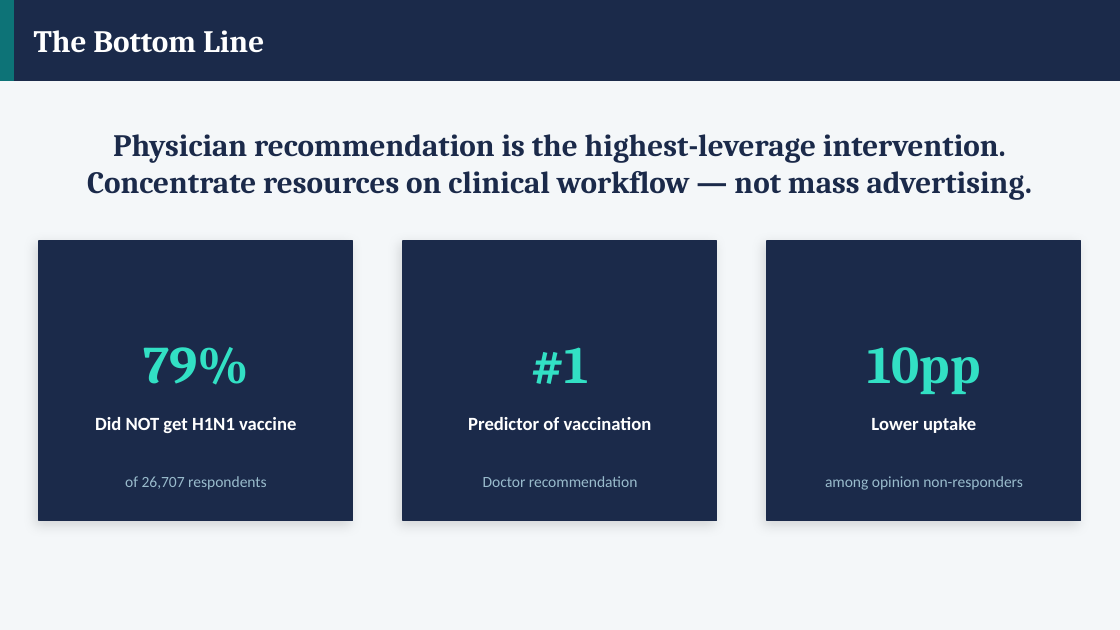
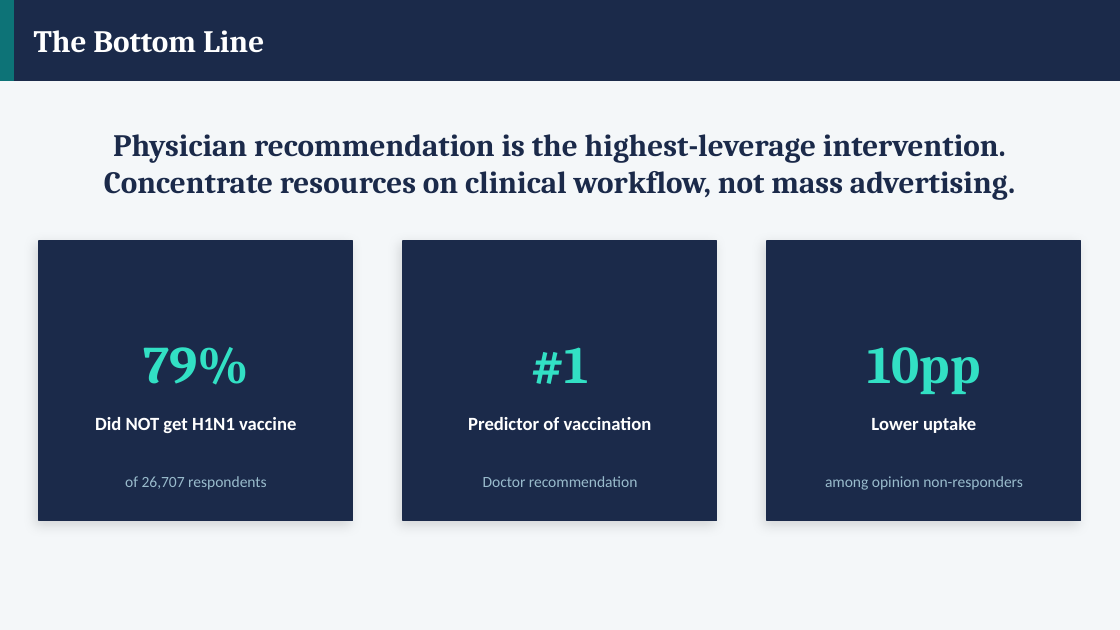
Before and after one commit to jarretangbazo/Flu-Shot-Learning, a slide deck: slide 2 of reports/flu_shot_recommendations.pptx. Drawn at 1120x630 pixels with LibreOffice and Linux fonts; fonts in the diff are those of the drawing. Boxes give left, top, right and bottom in pixels: in the first picture for what was removed or moved away, otherwise in the second. Text is boxed around its words. In the diff, an @@ line names an element or a change of style, - is before the commit and + after.

```diff
--- a/reports/flu_shot_recommendations.pptx
+++ b/reports/flu_shot_recommendations.pptx
@@ text at (x1=104, y1=171, x2=1015, y2=200): text changed @@
-Concentrate resources on clinical workflow — not mass advertising.
+Concentrate resources on clinical workflow, not mass advertising.
```
Also in this commit, not shown: 3 other slides changed, 2 other files.
